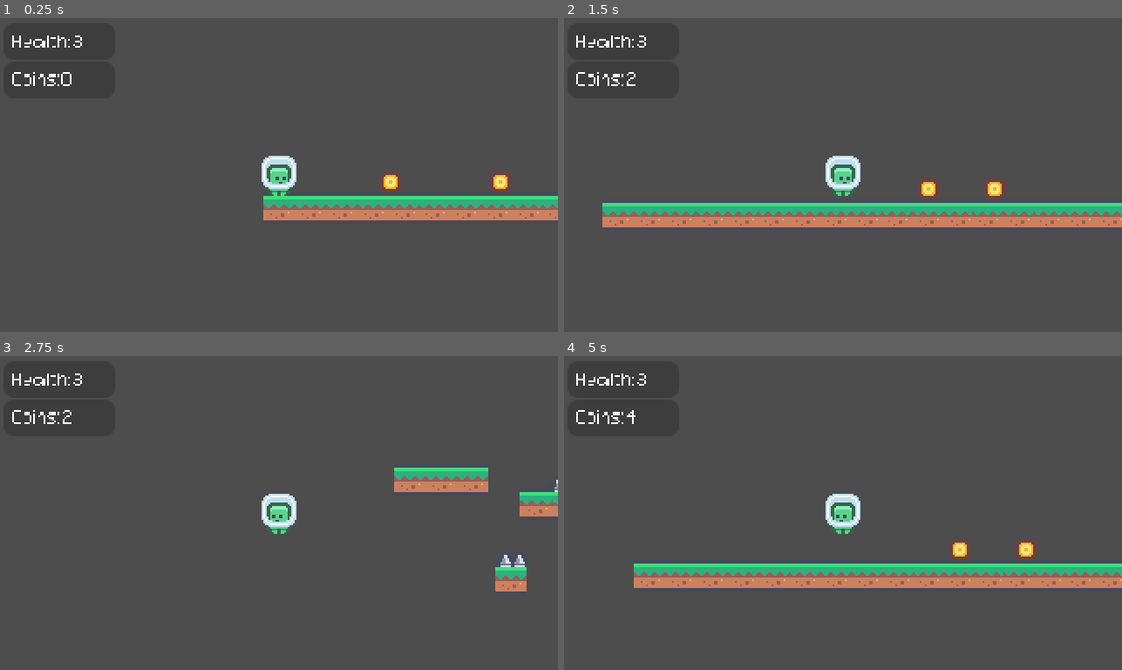
Above: before the commit, frames 1-4 (two rows, left to right).
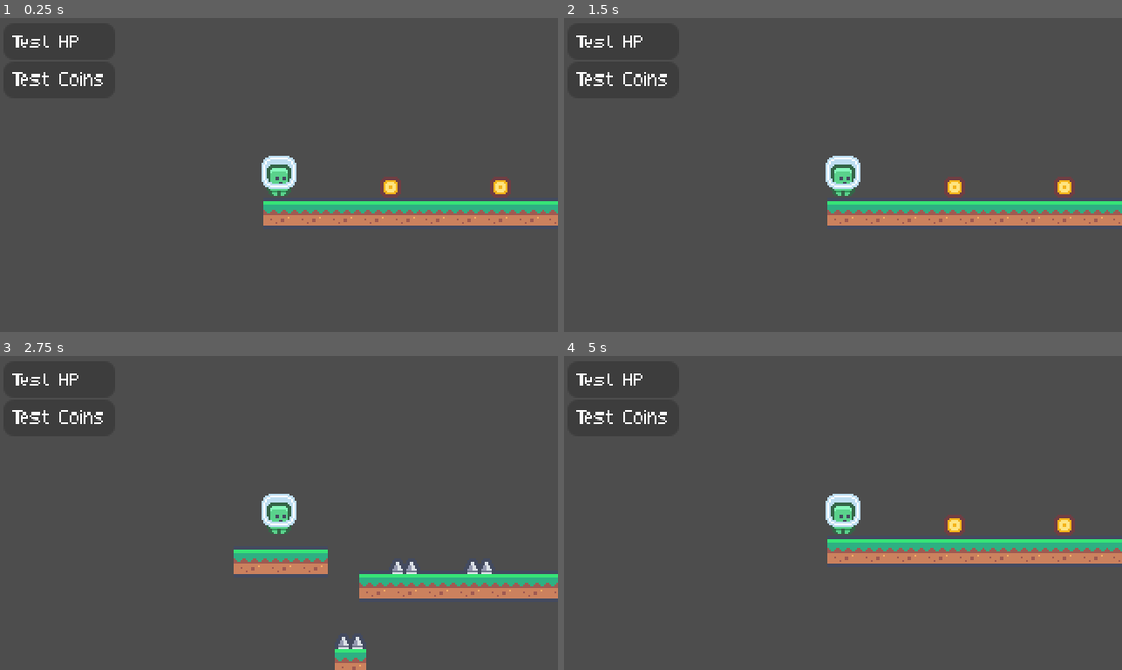
Above: after the commit, the same moments.

Repository: platz-halter/mario_clone
Game: Godot game, scene res://world.tscn
Same seed, same stepped clock (60 frames per second), same inputs: the game is played once before the commit and once after it.
Inputs:
- Up to frame 1 (0.25 s): no input
- Up to frame 2 (1.5 s): tap Enter at 0.5 s; hold Shift (dash) 0.53-1.28 s; hold Right (ui_right) from 0.53 s (still down); tap Up (ui_up) at 0.77 s; tap Shift (dash) at 1.35 s
- Up to frame 3 (2.75 s): tap Up (ui_up) at 1.52 s; release Right (ui_right) at 2.03 s; hold Left (ui_left) from 2.03 s (still down); hold Shift (dash) from 2.03 s (still down); tap 1 (sys_level1) at 2.1 s
- Up to frame 4 (5 s): release Left (ui_left) at 2.78 s; release Shift (dash) at 2.78 s; hold Right (ui_right) 2.78-4.28 s; tap 2 (sys_level2) at 2.85 s; tap Up (ui_up) at 3.02, 3.77, 4.52 s; tap Shift (dash) at 3.05, 4.35 s; hold Shift (dash) 3.53-4.28 s; hold Left (ui_left) from 4.28 s (still down)

The runs differ from the first frame. In frame 1, 4.8% of the frame differs, in the area x 2-100%, y 5-67%; in frame 2, 6.3%; in frame 3, 7.4%; in frame 4, 12%, in the area x 2-100%, y 5-74%.
Error after the commit: Parse Error: Expected indented block after "if" block. (res://player.gd:68)

Commit message:
Added pipe/portal

Diff:
--- a/Levels/level_2.tscn
+++ b/Levels/level_2.tscn
@@ -1,6 +1,7 @@
-[gd_scene load_steps=5 format=3 uid="uid://bfts377i5180k"]
+[gd_scene load_steps=6 format=3 uid="uid://bfts377i5180k"]
 
 [ext_resource type="PackedScene" uid="uid://d3nmtktli0buh" path="res://Objects/Utils/player_start.tscn" id="1_it3v3"]
+[ext_resource type="PackedScene" uid="uid://bcrsdo1274r70" path="res://Objects/LevelElements/portal.tscn" id="2_a7poy"]
 [ext_resource type="PackedScene" uid="uid://dhs7x7suf33og" path="res://Objects/Blocks/Grass/grass_floor.tscn" id="2_mfqcu"]
 [ext_resource type="PackedScene" uid="uid://bvk53vr40sxli" path="res://Objects/Blocks/dirt_block.tscn" id="3_547j3"]
 [ext_resource type="PackedScene" uid="uid://iam8m73tj80w" path="res://Objects/LevelElements/coins.tscn" id="4_ssxcn"]
@@ -9,6 +10,9 @@
 
 [node name="PlayerStart" parent="." instance=ExtResource("1_it3v3")]
 position = Vector2(47, 59)
+
+[node name="Portal" parent="." instance=ExtResource("2_a7poy")]
+position = Vector2(357, 59)
 
 [node name="grass_floor" parent="." instance=ExtResource("2_mfqcu")]
 position = Vector2(47, 81)
--- /dev/null
+++ b/Objects/LevelElements/portal.gd
@@ -0,0 +1,11 @@
+extends Area2D
+
+
+# Called when the node enters the scene tree for the first time.
+func _ready():
+	pass # Replace with function body.
+
+
+# Called every frame. 'delta' is the elapsed time since the previous frame.
+func _process(delta):
+	pass
--- /dev/null
+++ b/Objects/LevelElements/portal.tscn
@@ -0,0 +1,39 @@
+[gd_scene load_steps=6 format=3 uid="uid://bcrsdo1274r70"]
+
+[ext_resource type="Texture2D" uid="uid://c42cw5ceq257f" path="res://Assets/Tiles/tile_0132.png" id="1_bws1k"]
+[ext_resource type="Script" path="res://Objects/LevelElements/portal.gd" id="1_fhh4m"]
+
+[sub_resource type="RectangleShape2D" id="RectangleShape2D_jy8bk"]
+size = Vector2(8.5, 11.25)
+
+[sub_resource type="RectangleShape2D" id="RectangleShape2D_vpcht"]
+size = Vector2(16, 1.25)
+
+[sub_resource type="RectangleShape2D" id="RectangleShape2D_bfmty"]
+size = Vector2(3.5, 13)
+
+[node name="Portal" type="Area2D" groups=["portal"]]
+z_index = 1
+y_sort_enabled = true
+scale = Vector2(2, 2)
+script = ExtResource("1_fhh4m")
+
+[node name="sprite" type="Sprite2D" parent="."]
+texture = ExtResource("1_bws1k")
+
+[node name="CollisionShape2D" type="CollisionShape2D" parent="."]
+position = Vector2(0.5, 0.125)
+shape = SubResource("RectangleShape2D_jy8bk")
+debug_color = Color(0.952691, 0.022303, 0.546122, 0.42)
+
+[node name="StaticBody2D" type="StaticBody2D" parent="."]
+
+[node name="CollisionShape2D" type="CollisionShape2D" parent="StaticBody2D"]
+position = Vector2(1, -6.375)
+shape = SubResource("RectangleShape2D_vpcht")
+debug_color = Color(0.88593, 0.000297256, 0.806317, 0.42)
+
+[node name="CollisionShape2D2" type="CollisionShape2D" parent="StaticBody2D"]
+position = Vector2(7.25, -0.5)
+shape = SubResource("RectangleShape2D_bfmty")
+debug_color = Color(0.88593, 0.000297256, 0.806317, 0.42)
--- a/player.gd
+++ b/player.gd
@@ -65,3 +65,4 @@
 	if area.is_in_group("coins"): # WIP
 		local_coins += 1
 		area.remove_from_group("coins") # --> Coin destroys itself
+	if area.is_in_group("portal"):
--- a/world.tscn
+++ b/world.tscn
@@ -13,4 +13,9 @@
 
 [node name="Player" parent="." groups=["player"] instance=ExtResource("2_2jgat")]
 position = Vector2(-74, 33)
+max_speed = null
 local_grav = 4
+jump_cooldown = null
+max_health = null
+dash_max = null
+dash_cooldown_dur = null
